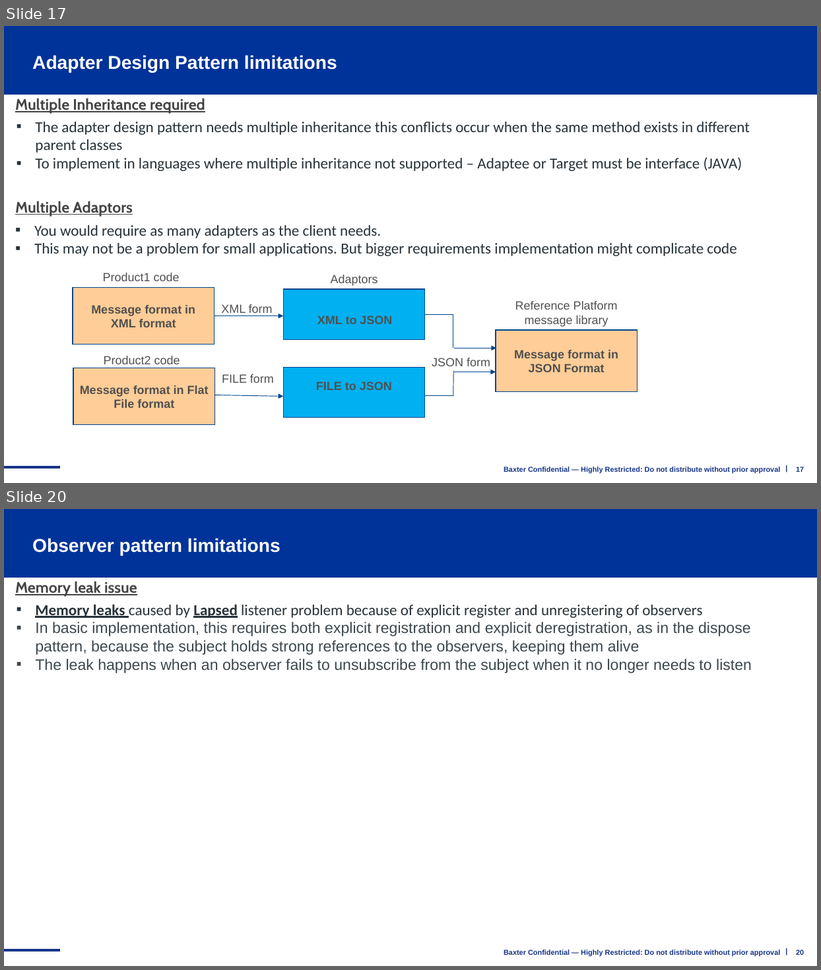
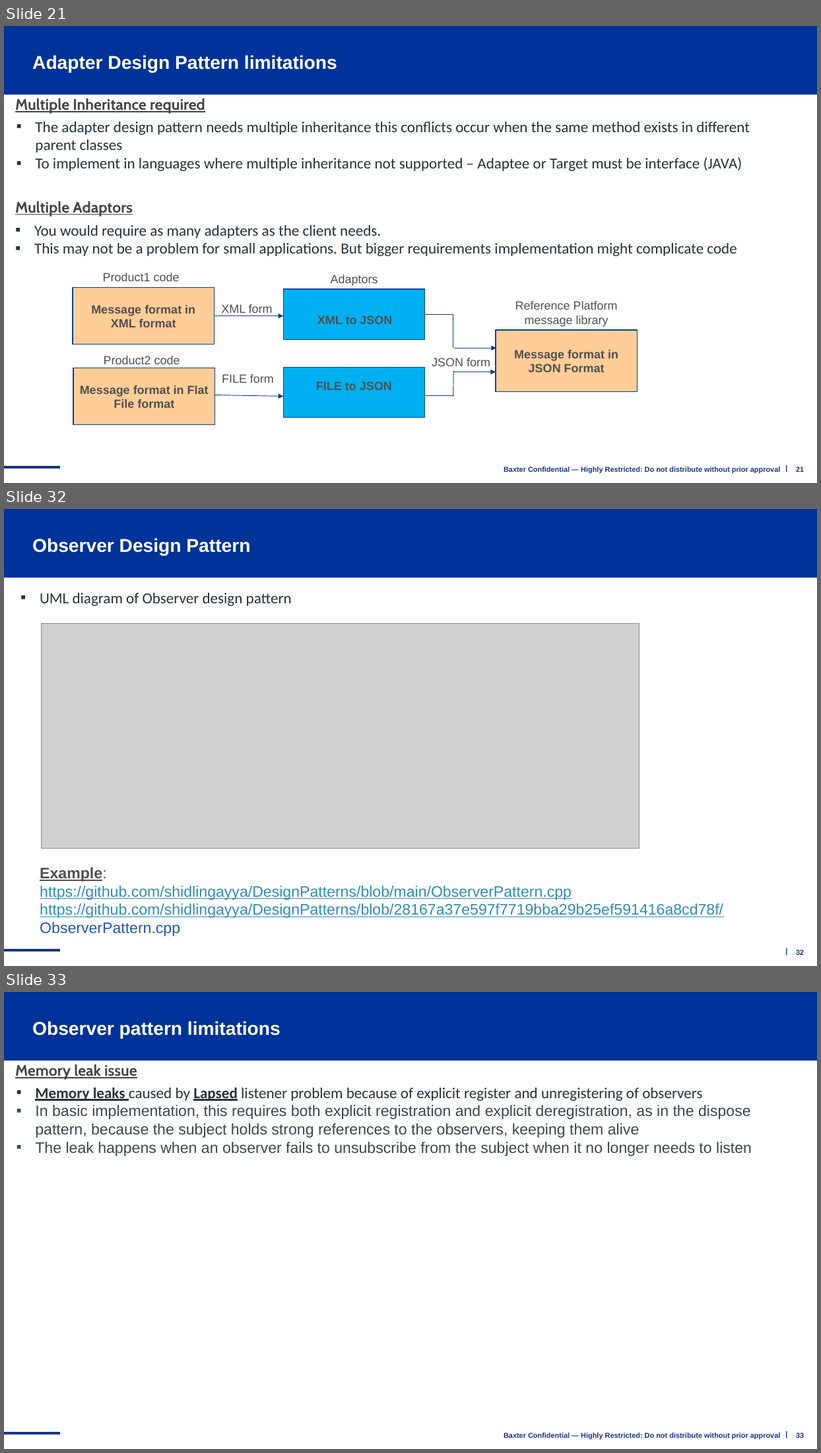
Before and after one commit to shidlingayya/DesignPatterns, a slide deck: C++ Design Patterns.pptx. Shown one above the other, each under a label of ours: slides 17 and 20 before the commit, slides 21, 32 and 33 after it; the slides between them are not shown. The pictures are 821x970 and 821x1453 pixels, drawn with LibreOffice and Linux fonts; fonts in the diff are those of the drawing; grey boxes stand for pictures; background and template pictures are left out. Boxes give left, top, right and bottom in pixels: in the first picture for what was removed or moved away, otherwise in the second. Text is boxed around its words. In the diff, an @@ line names an element or a change of style, - is before the commit and + after.

```diff
--- a/C++ Design Patterns.pptx
+++ b/C++ Design Patterns.pptx
@@ slide 32 added at box(4, 509, 817, 966), background #FFFFFF; not listed: 3 template elements that a slide beside it also shows @@
@@ title added at box(32, 538, 250, 556), 22 pt, text #FFFFFF, bold @@
+Observer Design Pattern
@@ text added at box(40, 593, 292, 606), 18 pt, text #273239 @@
+▪ UML diagram of Observer design pattern
@@ picture added at box(41, 623, 639, 848) @@
@@ text added at box(40, 867, 723, 937), 18 pt, text #2E8EB8, underline @@
+Example:
+https://github.com/shidlingayya/DesignPatterns/blob/main/ObserverPattern.cpp
+https://github.com/shidlingayya/DesignPatterns/blob/28167a37e597f7719bba29b25ef591416a8cd78f/
+ObserverPattern.cpp
@@ page number added at box(796, 950, 804, 955), 8.5 pt, text #163488, bold @@
+32
@@ what was slide 17 is now slide 21 @@
@@ page number at box(796, 467, 804, 472): text changed @@
-17
+21
@@ what was slide 20 is now slide 33 @@
```
Also in this commit, not shown: 12 slides changed, 13 other slides added, 1 slide removed.
